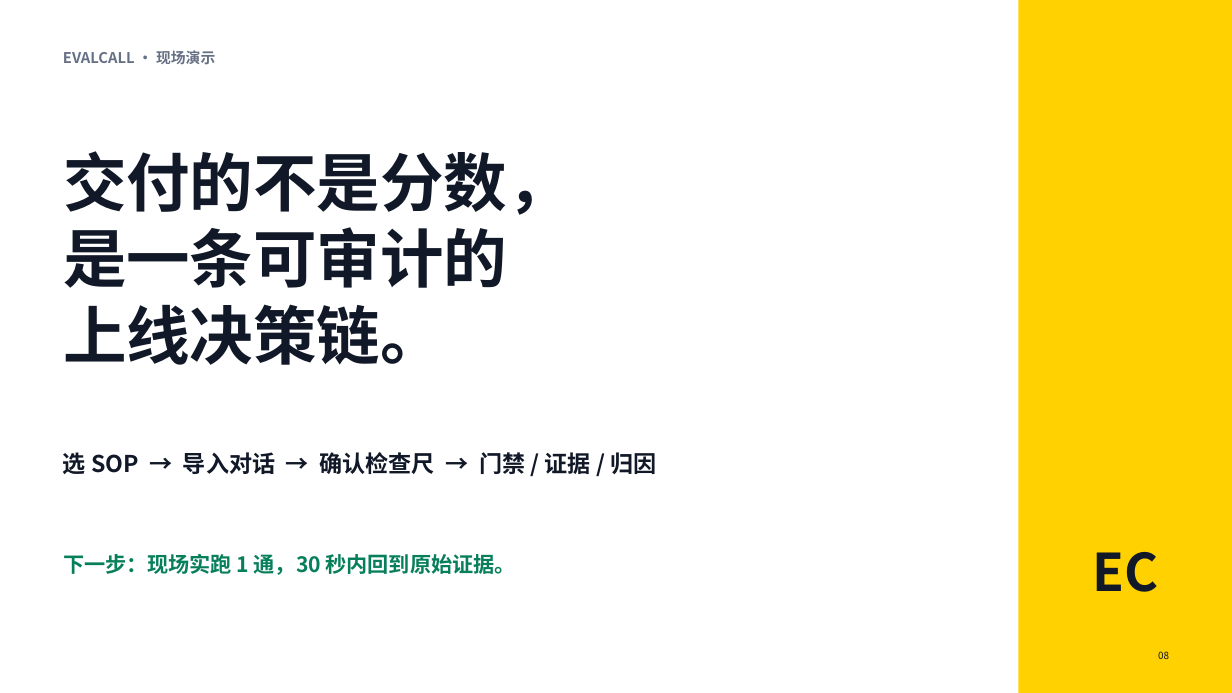
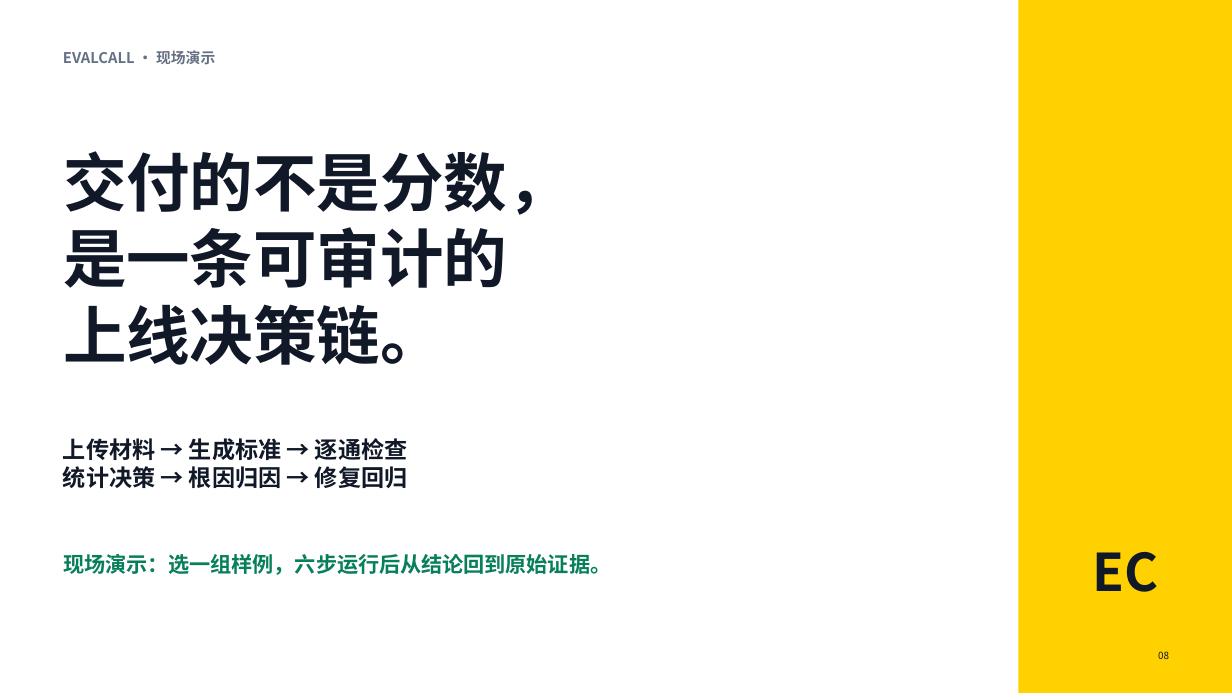
Before and after one commit to kaijie0074-art/evalcall, a slide deck: slide 8 of docs/EvalCall答辩稿-可信评测基础设施-20260712.pptx. Drawn at 1232x693 pixels with LibreOffice and Linux fonts; fonts in the diff are those of the drawing. Boxes give left, top, right and bottom in pixels: in the first picture for what was removed or moved away, otherwise in the second. Text is boxed around its words. In the diff, an @@ line names an element or a change of style, - is before the commit and + after.

```diff
--- a/docs/EvalCall答辩稿-可信评测基础设施-20260712.pptx
+++ b/docs/EvalCall答辩稿-可信评测基础设施-20260712.pptx
@@ text at box(63, 438, 407, 488): text changed @@
-选 SOP → 导入对话 → 确认检查尺 → 门禁 / 证据 / 归因
+上传材料 → 生成标准 → 逐通检查
+统计决策 → 根因归因 → 修复回归
@@ text at box(63, 554, 611, 575): text changed @@
-下一步：现场实跑 1 通，30 秒内回到原始证据。
+现场演示：选一组样例，六步运行后从结论回到原始证据。
```
Also in this commit, not shown: 2 other slides changed, 23 other files.
